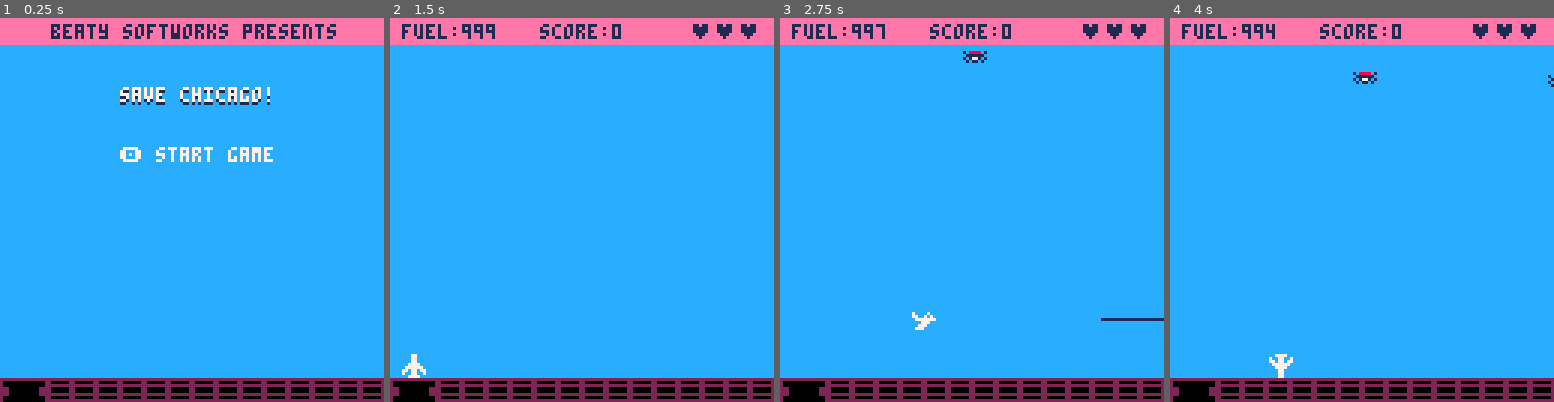
Above: before the commit, frames 1-4 (left to right).
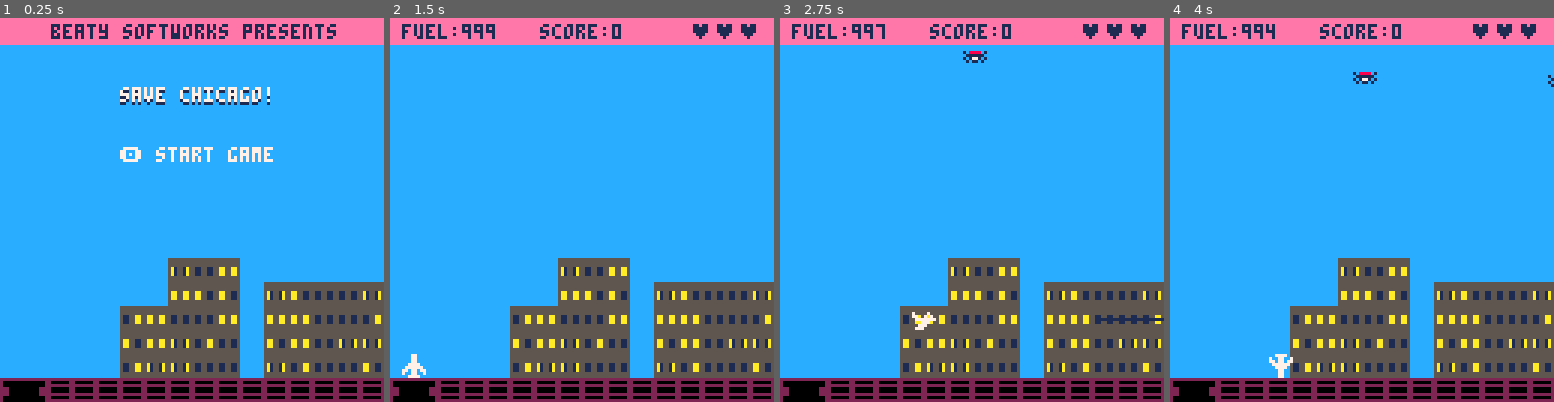
Above: after the commit, the same moments.

Repository: natebeaty/savepicoville
Game: PICO-8 cartridge savechicago.p8
The game is run twice, just before and just after one commit, with the same random seed, the same clock (stepped at 60 frames per second) and the same inputs.
Inputs:
- Up to frame 1 (0.25 s): no input
- Up to frame 2 (1.5 s): tap O (Z key) at 0.7 s
- Up to frame 3 (2.75 s): hold Right 1.6-2.1 s; tap O (Z key) at 1.7, 2.1, 2.5 s; hold Up 2.15-2.42 s; hold Right from 2.47 s (still down)
- Up to frame 4 (4 s): tap O (Z key) at 2.9, 3.3, 3.7 s; release Right at 3.03 s; hold Left 3.08-3.58 s; hold Down 3.63-3.97 s

The runs differ from the first frame. In frame 1, 16% of the frame differs, in the area x 31-100%, y 62-94%; in frame 2, 16%; in frame 3, 16%; in frame 4, 16%.

Commit message:
randomized buildings on each play

Diff:
--- a/main.lua
+++ b/main.lua
@@ -1,4 +1,4 @@
---save new york!
+--save chicago!
 
 function game_over()
   t=0
@@ -20,6 +20,7 @@
   p.score=0
   p.life="♥♥♥"
   mode="title"
+  make_buildings()
   music(00, 2500)
 end
 
@@ -33,6 +34,7 @@
   t=0
   transition_speed=0.25
   make_player()
+  make_buildings()
   music(00, 2500)
 end
 
@@ -76,13 +78,60 @@
   end
 end
 
+function make_buildings()
+  -- reset to blue
+  for x=0,16 do
+    for y=0,14 do
+      mset(x,y,8)
+    end
+  end
+
+  -- random buildings
+  buildings={}
+  for i=0,3 do
+    building={
+      rows={},
+      width=flr(rnd(2))+2,
+      x=3+(i*3+flr(rnd(2)))
+    }
+    for n=1,flr(rnd(5)+3) do
+      row={}
+      for x=1,building.width do
+        -- print(x)
+        add(row, {
+          sprite=flr(rnd(5))+1,
+          dmg=0
+        })
+      end
+      add(building.rows, row)
+    end
+    add(buildings, building)
+  end
+  -- write to map
+  foreach(buildings, function(building)
+    i=0
+    foreach(building.rows, function(row)
+      i+=1
+      -- print(i)
+      for j=1,building.width do
+        mset(building.x+j, 15-i, row[j].sprite)
+        -- spr(row[j].sprite, building.x+8*j, 120-(8*i))
+      end
+    end)
+  end)
+end
+
+function draw_bg()
+  map(0,0,0,0,128,32)
+end
+
 -- draw!
 function _draw()
   cls()
+  draw_bg()
 
   if mode=="title" then
 
-    map(0,0,0,0,128,32)
     foreach(enemies, function(obj)
       obj.draw(obj)
     end)
@@ -95,7 +144,6 @@
   elseif mode=="game" then
 
     --update_camera()
-    map(0,0,0,0,128,32)
 
     --draw player
     spr(p.sprite, p.x, p.y, 1, 1, p.flipx, p.flipy)
@@ -116,7 +164,6 @@
 
   elseif mode=="game over" then
 
-      map(0,0,0,0,128,32)
       rectfill(0,0,128,8,14)
       print("score:"..p.score, 50, 2, 1)
       -- print("beaty softworks presents",17,2,1)
